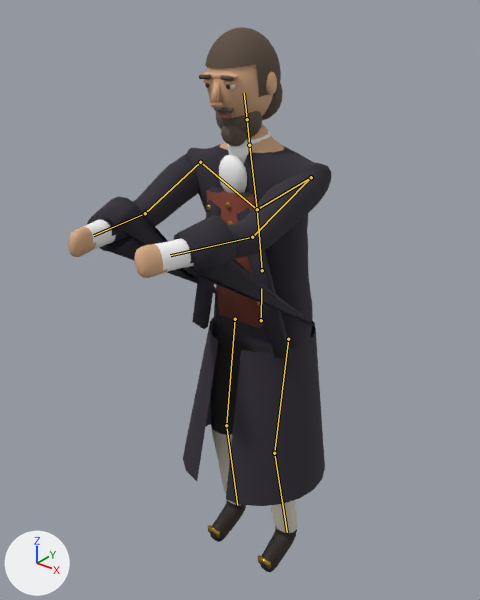
One commit to the glTF model reckoning/models/father.glb: the scene before it, then after it.
Before and after are seen from a 50 mm camera at (1.106, -1.491, 1.9) aimed at (0.014, -0.125, 1.053). Arrows for +X, +Y and +Z are at lower left; the lights stay in place. The picture after the commit comes second. Both versions are drawn at frame 15 of the action 'Chop'; the numbers are the values there. The bones that change, and the others that lie on the model, are drawn over the model as lines.

The first picture shows 'father_body', 'father_coat', 'father_eyes', 'father_hair', 'father_linen', 'father_metal', 'father_skin', 'father_vest'.
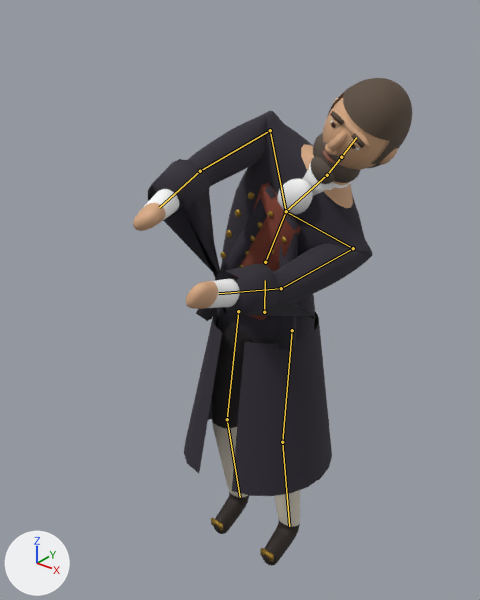
Pixel boxes [x1, y1, x2, y2] of what changed, in the pictures (480 x 600 px):
'father_body', posed (9% narrower): before [68, 124, 331, 572]; after [133, 111, 373, 566]
'father_coat', posed (23% narrower): before [87, 186, 325, 506]; after [148, 159, 332, 496]
'father_hair', posed (21% wider, 11% shorter): before [199, 27, 283, 146]; after [310, 78, 412, 184]
'father_skin', posed: before [201, 64, 277, 119]; after [323, 94, 398, 170]
'father_vest', posed: before [206, 188, 265, 328]; after [233, 182, 301, 320]
'father_linen', posed: before [219, 130, 271, 193]; after [277, 163, 352, 215]
'father_metal', posed (17% wider): before [206, 202, 271, 569]; after [211, 192, 287, 562]
'father_eyes', posed: before [205, 83, 235, 90]; after [331, 120, 360, 150]
bone 'hips', root to tip: before (261, 320) to (261, 288); after (264, 312) to (265, 280)
bone 'spine', root to tip: before (262, 270) to (257, 209); after (265, 262) to (286, 211)
bone 'chest', root to tip: before (257, 209) to (249, 145); after (286, 211) to (327, 175)
bone 'neck', root to tip: before (249, 145) to (247, 119); after (327, 175) to (341, 157)
bone 'upper_arm.L', root to tip: before (311, 177) to (252, 237); after (353, 248) to (281, 288)
bone 'upper_arm.R', root to tip: before (200, 162) to (145, 213); after (270, 130) to (200, 171)
bone 'thigh.L', root to tip: before (288, 339) to (274, 453); after (292, 330) to (282, 442)
bone 'shin.L', root to tip: before (274, 453) to (287, 532); after (282, 442) to (289, 526)
bone 'thigh.R', root to tip: before (235, 319) to (226, 425); after (238, 311) to (227, 419)
bone 'shin.R', root to tip: before (226, 425) to (237, 505); after (227, 419) to (240, 497)

Patch to the scene script:
```diff
--- a/reckoning/models/father.glb.py
+++ b/reckoning/models/father.glb.py
@@ bone_hips @@
 bone_hips = bpy.data.objects['father_rig'].pose.bones['hips']  # child of 'root'
-bone_hips.location = (0.0, 0.0, 0.0)
+bone_hips.location = (0.0, 0.022, -0.017)
@@ bone_spine @@
 bone_spine = bpy.data.objects['father_rig'].pose.bones['spine']  # child of 'hips'
-bone_spine.rotation_quaternion = (0.998, 0.062, 0.0, 0.007)  # degrees (7, 0, 1)
+bone_spine.rotation_quaternion = (0.977, 0.043, -0.009, -0.211)  # degrees (5, 0, -24)
@@ bone_chest @@
 bone_chest = bpy.data.objects['father_rig'].pose.bones['chest']  # child of 'spine'
-bone_chest.rotation_quaternion = (1.0, 0.0, 0.0, 0.02)  # degrees (0, 0, 2)
+bone_chest.rotation_quaternion = (0.982, 0.0, 0.0, -0.186)  # degrees (0, 0, -21)
@@ bone_neck @@
 bone_neck = bpy.data.objects['father_rig'].pose.bones['neck']  # child of 'chest'
-bone_neck.rotation_quaternion = (1.0, 0.0, 0.0, -0.008)  # degrees (0, 0, -1)
+bone_neck.rotation_quaternion = (0.997, 0.0, 0.0, 0.075)  # degrees (0, 0, 9)
@@ bone_upper_arm_l @@
 bone_upper_arm_l = bpy.data.objects['father_rig'].pose.bones['upper_arm.L']  # child of 'shoulder.L'
-bone_upper_arm_l.rotation_quaternion = (-0.753, 0.635, -0.112, 0.133)  # degrees (-80, 0, -20)
+bone_upper_arm_l.rotation_quaternion = (-0.729, 0.662, -0.117, 0.129)  # degrees (-85, 0, -20)
@@ bone_upper_arm_r @@
 bone_upper_arm_r = bpy.data.objects['father_rig'].pose.bones['upper_arm.R']  # child of 'shoulder.R'
-bone_upper_arm_r.rotation_quaternion = (-0.753, 0.635, 0.112, -0.133)  # degrees (-80, 0, 20)
+bone_upper_arm_r.rotation_quaternion = (-0.729, 0.662, 0.117, -0.129)  # degrees (-85, 0, 20)
@@ bone_thigh_l @@
 bone_thigh_l = bpy.data.objects['father_rig'].pose.bones['thigh.L']  # child of 'hips'
-bone_thigh_l.rotation_quaternion = (0.998, -0.062, 0.0, 0.0)  # degrees (-7, 0, 0)
+bone_thigh_l.rotation_quaternion = (1.0, -0.028, 0.0, 0.0)  # degrees (-3, 0, 0)
@@ bone_shin_l @@
 bone_shin_l = bpy.data.objects['father_rig'].pose.bones['shin.L']  # child of 'thigh.L'
-bone_shin_l.rotation_quaternion = (0.992, 0.124, 0.0, 0.0)  # degrees (14, 0, 0)
+bone_shin_l.rotation_quaternion = (0.998, 0.057, 0.0, 0.0)  # degrees (7, 0, 0)
@@ bone_thigh_r @@
 bone_thigh_r = bpy.data.objects['father_rig'].pose.bones['thigh.R']  # child of 'hips'
-bone_thigh_r.rotation_quaternion = (0.999, -0.038, 0.0, 0.0)  # degrees (-4, 0, 0)
+bone_thigh_r.rotation_quaternion = (0.998, -0.055, 0.0, 0.0)  # degrees (-6, 0, 0)
@@ bone_shin_r @@
 bone_shin_r = bpy.data.objects['father_rig'].pose.bones['shin.R']  # child of 'thigh.R'
-bone_shin_r.rotation_quaternion = (0.997, 0.076, 0.0, 0.0)  # degrees (9, 0, 0)
+bone_shin_r.rotation_quaternion = (0.994, 0.11, 0.0, 0.0)  # degrees (13, 0, 0)
```
